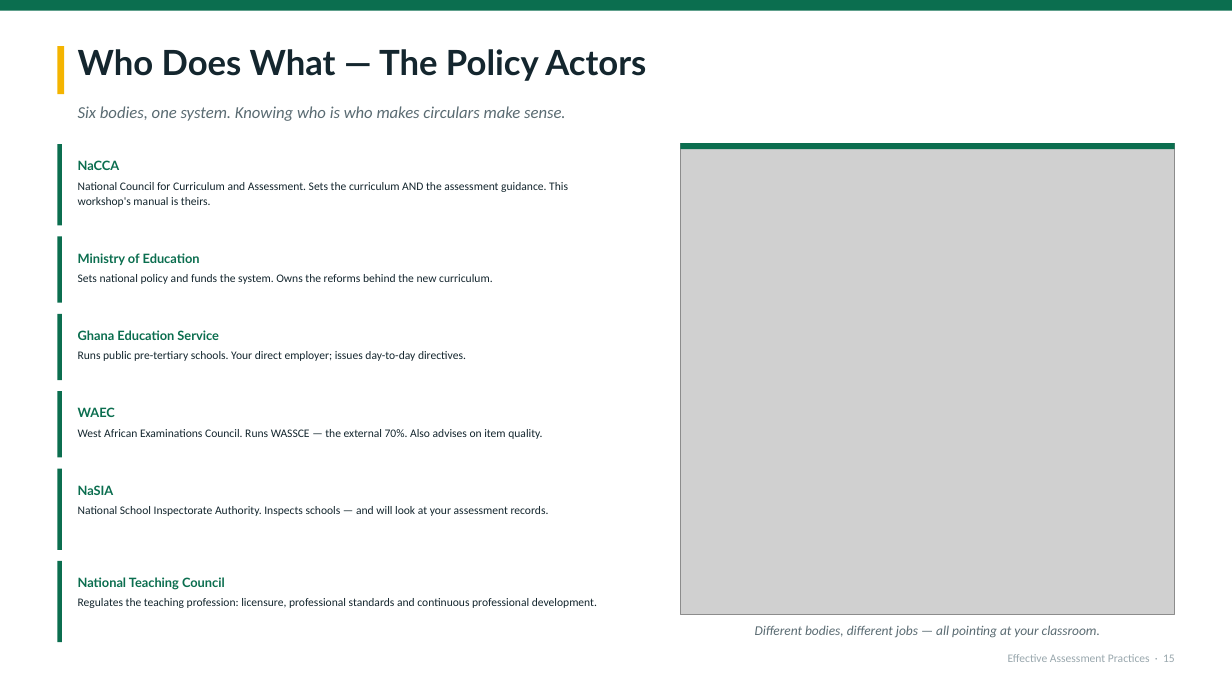
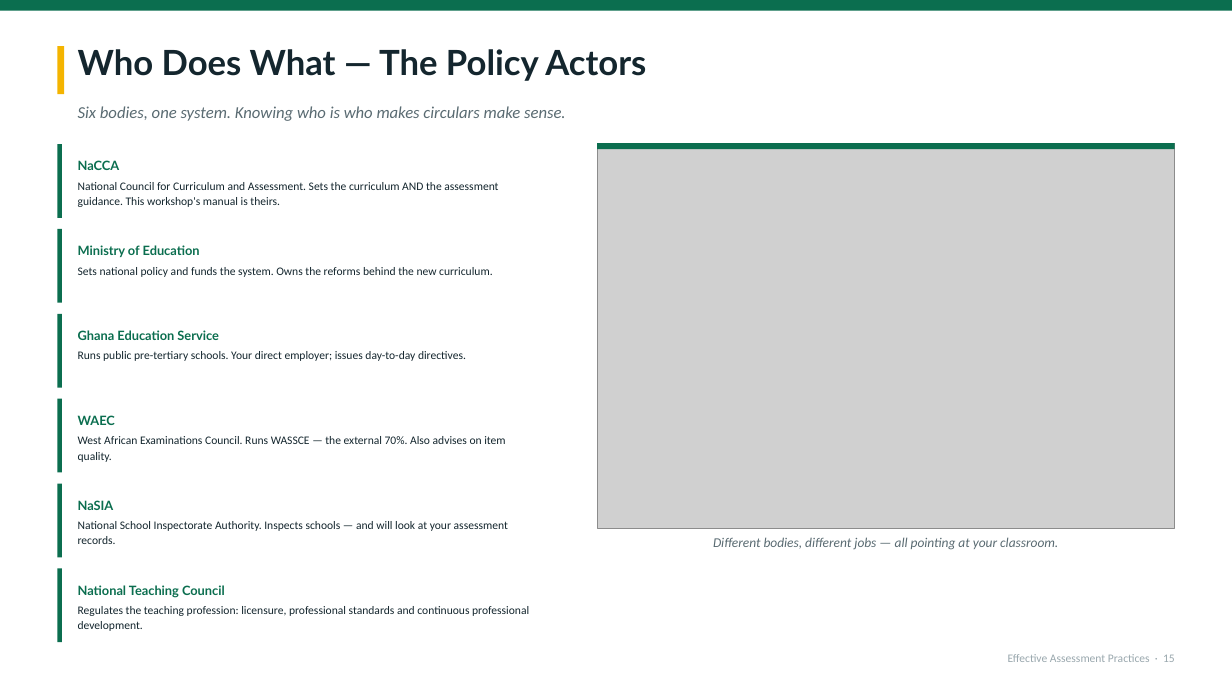
Before and after one commit to kumahemmanuel69-oss/Keelson-ACADEX, a slide deck: slide 15 of deliverables/Effective-Assessment-Practices-KATON-2026.pptx. Drawn at 1232x693 pixels with LibreOffice and Linux fonts; fonts in the diff are those of the drawing; grey boxes stand for pictures. Boxes give left, top, right and bottom in pixels: in the first picture for what was removed or moved away, otherwise in the second. Text is boxed around its words. In the diff, an @@ line names an element or a change of style, - is before the commit and + after.

```diff
--- a/deliverables/Effective-Assessment-Practices-KATON-2026.pptx
+++ b/deliverables/Effective-Assessment-Practices-KATON-2026.pptx
@@ rectangle: place and size @@
-rectangle at box(57, 144, 62, 226)
+rectangle at box(57, 144, 62, 218)
@@ rounded rectangle: place and size @@
-rounded rectangle at box(57, 144, 641, 226)
+rounded rectangle at box(57, 144, 558, 218)
@@ picture: place and size @@
-picture at box(680, 143, 1175, 615)
+picture at box(597, 143, 1175, 529)
@@ rectangle: place and size @@
-rectangle at box(680, 143, 1175, 150)
+rectangle at box(597, 143, 1175, 150)
@@ text "NaCCA" rewrapped from box(78, 160, 568, 207) to box(78, 160, 498, 207) @@
@@ rectangle: place and size @@
-rectangle at box(57, 237, 62, 303)
+rectangle at box(57, 229, 62, 303)
@@ rounded rectangle: place and size @@
-rounded rectangle at box(57, 237, 641, 303)
+rounded rectangle at box(57, 229, 558, 303)
@@ text "Ministry of Education": place and size @@
-text "Ministry of Education" at box(78, 253, 492, 284)
+text "Ministry of Education" at box(78, 245, 492, 277)
@@ rectangle: place and size @@
-rectangle at box(57, 314, 62, 381)
+rectangle at box(57, 314, 62, 388)
@@ rounded rectangle: place and size @@
-rounded rectangle at box(57, 314, 641, 381)
+rounded rectangle at box(57, 314, 558, 388)
@@ rectangle: place and size @@
-rectangle at box(57, 391, 62, 457)
+rectangle at box(57, 399, 62, 473)
@@ rounded rectangle: place and size @@
-rounded rectangle at box(57, 391, 641, 457)
+rounded rectangle at box(57, 399, 558, 473)
@@ text "WAEC" rewrapped from box(78, 407, 542, 439) to box(78, 415, 505, 462) @@
@@ rectangle: place and size @@
-rectangle at box(57, 469, 62, 550)
+rectangle at box(57, 483, 62, 557)
@@ rounded rectangle: place and size @@
-rounded rectangle at box(57, 469, 641, 550)
+rounded rectangle at box(57, 483, 558, 557)
@@ text "NaSIA" rewrapped from box(78, 485, 549, 516) to box(78, 500, 508, 544) @@
@@ text "Different bodies, different jobs — ...": place and size @@
-text "Different bodies, different jobs — ..." at box(755, 625, 1100, 638)
+text "Different bodies, different jobs — ..." at box(713, 537, 1058, 550)
@@ rectangle: place and size @@
-rectangle at box(57, 561, 62, 642)
+rectangle at box(57, 568, 62, 642)
@@ rounded rectangle: place and size @@
-rounded rectangle at box(57, 561, 641, 642)
+rounded rectangle at box(57, 568, 558, 642)
@@ text "National Teaching Council" rewrapped from box(78, 577, 597, 608) to box(78, 585, 529, 631) @@
```
Also in this commit, not shown: 20 other slides changed, 2 other files.
